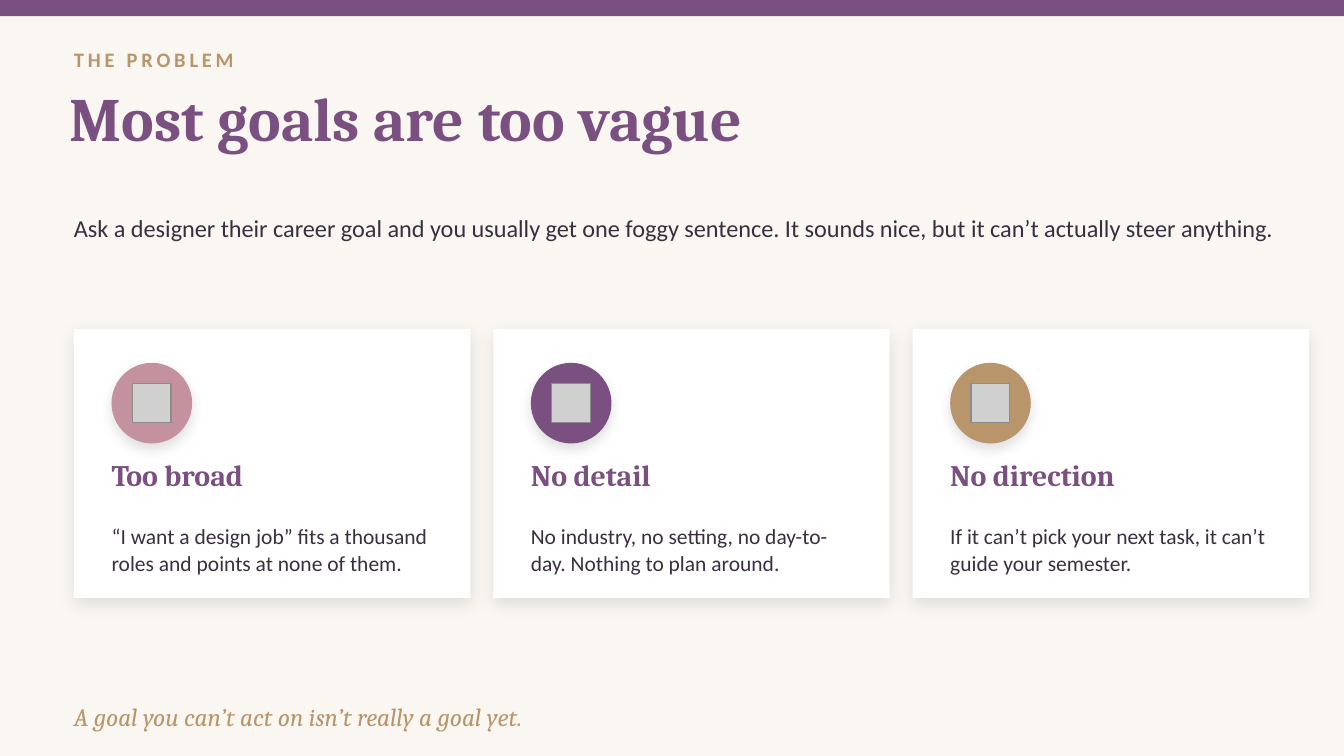
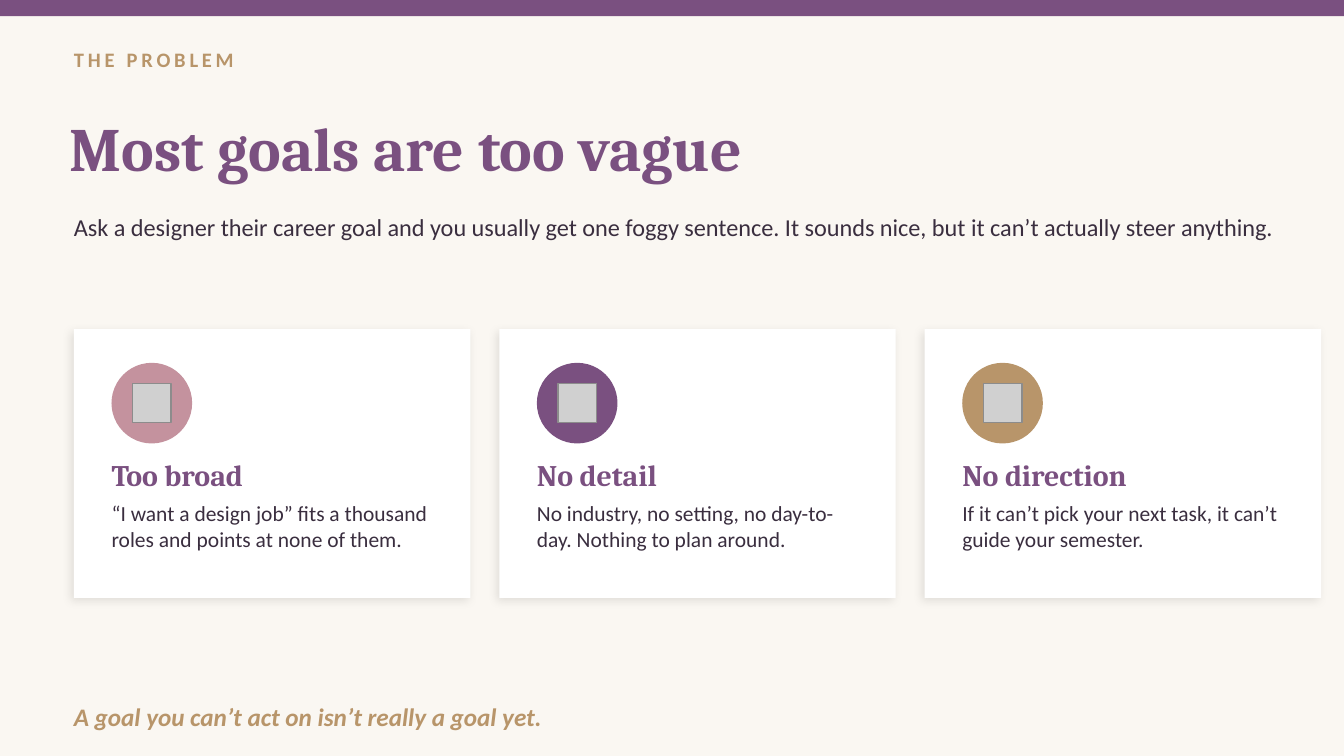
Before and after one commit to singletrackmom/singletrackmom.github.io, a slide deck: slide 2 of canvas/avc248/slides/week-04-goals-and-reach-job.pptx. Drawn at 1344x756 pixels with LibreOffice and Linux fonts; fonts in the diff are those of the drawing; grey boxes stand for pictures. Boxes give left, top, right and bottom in pixels: in the first picture for what was removed or moved away, otherwise in the second. Text is boxed around its words. In the diff, an @@ line names an element or a change of style, - is before the commit and + after.

```diff
--- a/canvas/avc248/slides/week-04-goals-and-reach-job.pptx
+++ b/canvas/avc248/slides/week-04-goals-and-reach-job.pptx
@@ text "Most goals are too vague" at [70,128,741,185]: line spacing 0.98 to 1; vertical alignment top to middle @@
@@ shadow changed in 3 elements at [74,329,470,598], [499,329,895,598], [925,329,1321,598] @@
@@ 1 picture, 1 text, 1 rectangle, 1 ellipse: place and size @@
-1 picture, 1 text, 1 rectangle, 1 ellipse at [493,329,890,598]
+1 picture, 1 text, 1 rectangle, 1 ellipse at [499,329,895,598]
@@ 1 picture, 1 text, 1 rectangle, 1 ellipse: place and size @@
-1 picture, 1 text, 1 rectangle, 1 ellipse at [913,329,1309,598]
+1 picture, 1 text, 1 rectangle, 1 ellipse at [925,329,1321,598]
@@ shadow off in 3 elements at [112,363,192,444], [538,363,618,444], [962,363,1043,444] @@
@@ text "No industry, no setting, no ...": place and size @@
-text "No industry, no setting, no ..." at [531,529,827,575]
+text "No industry, no setting, no ..." at [537,506,833,551]
@@ line spacing 1.05 to 1; vertical alignment middle to top in 3 elements at [112,505,427,551], [537,506,833,551], [962,506,1277,551] @@
@@ text "If it can’t pick your ...": place and size @@
-text "If it can’t pick your ..." at [950,529,1265,575]
+text "If it can’t pick your ..." at [962,506,1277,551]
@@ text "A goal you can’t act ..." at [74,708,541,730]: font Cambria to Calibri, bold on @@
```
Also in this commit, not shown: 6 other slides changed, 2 slides added, 1 slide removed, 33 other files.
